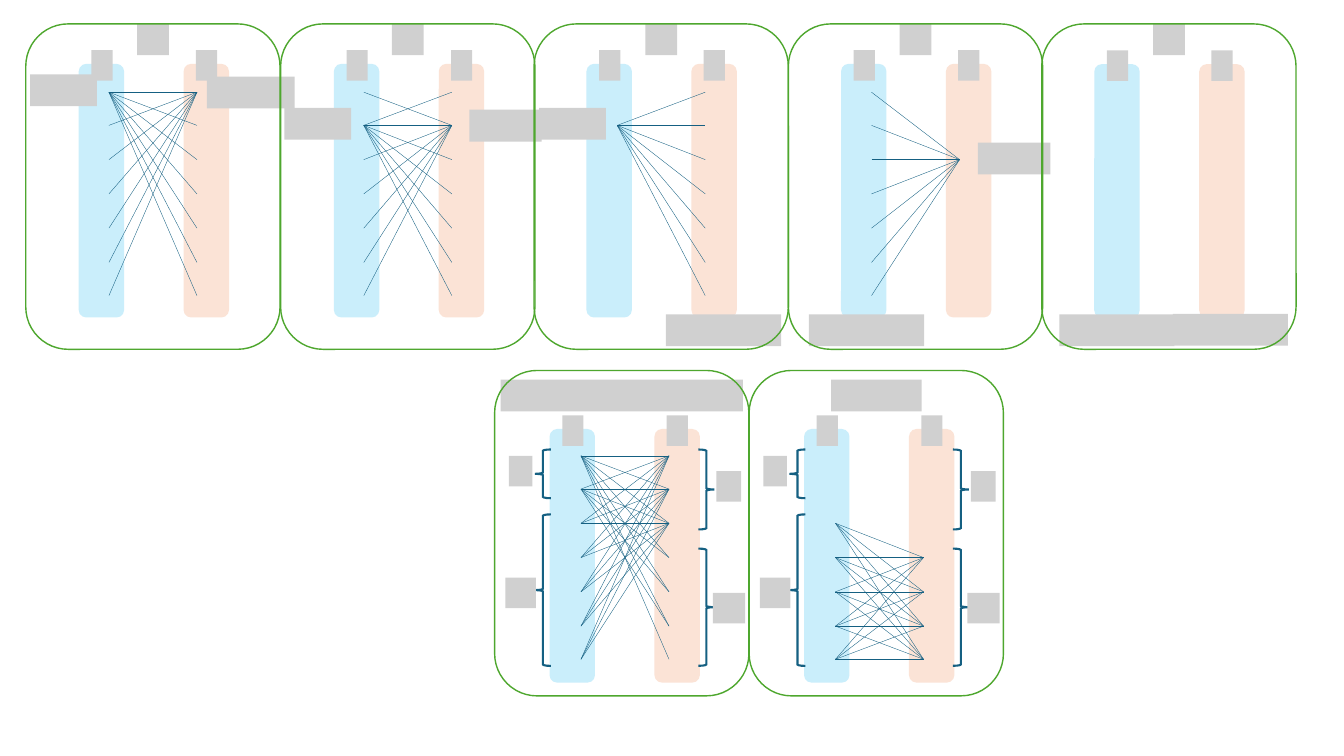
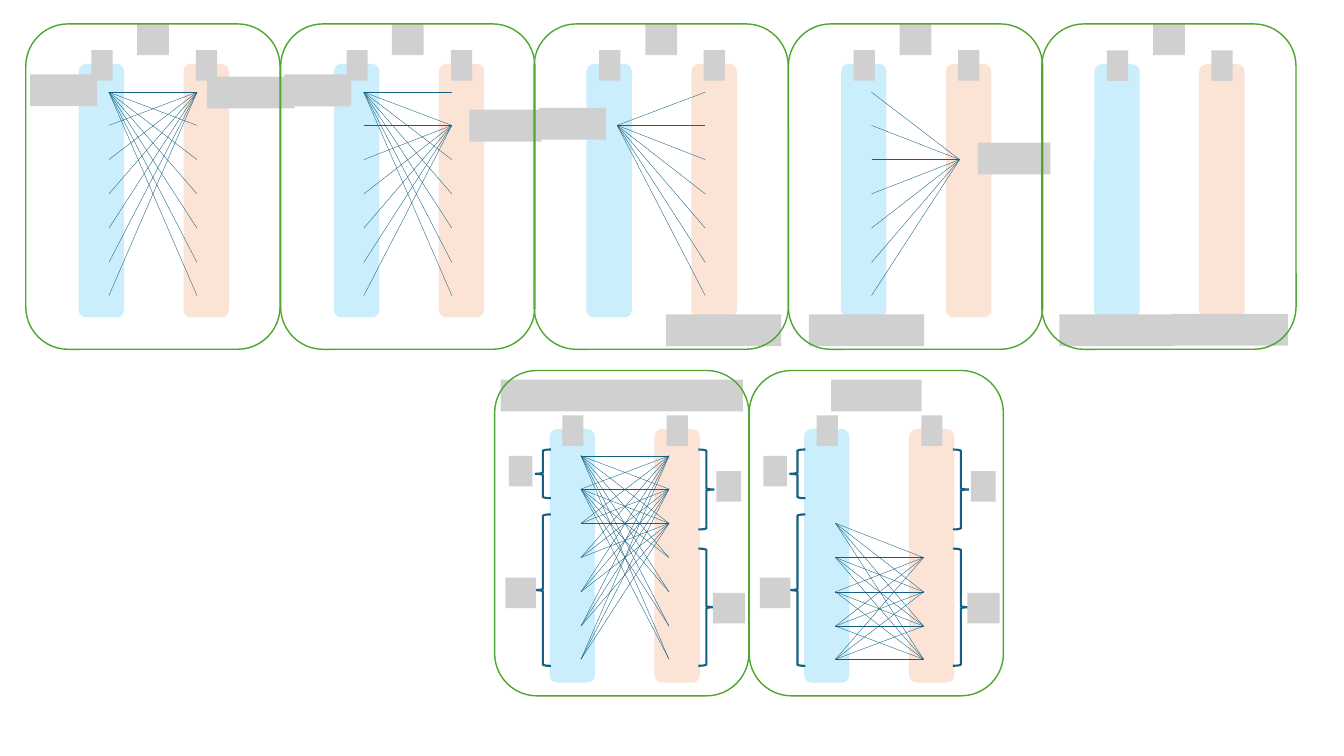
Before and after one commit to TomoyukiUchida/JournalofCompactnessofRP, a slide deck: slide 5 of IEICE/figs/Lem6_Fig.pptx. Drawn at 1344x756 pixels with LibreOffice and Linux fonts; fonts in the diff are those of the drawing; grey boxes stand for pictures; background and template pictures are left out. Boxes give left, top, right and bottom in pixels: in the first picture for what was removed or moved away, otherwise in the second. Text is boxed around its words. In the diff, an @@ line names an element or a change of style, - is before the commit and + after.

```diff
--- a/IEICE/figs/Lem6_Fig.pptx
+++ b/IEICE/figs/Lem6_Fig.pptx
@@ picture added at (x1=284, y1=75, x2=351, y2=107) @@
@@ picture removed at (x1=284, y1=108, x2=351, y2=140) @@
@@ line moved from (364, 125) - (452, 295) to (364, 92) - (452, 295) @@
@@ line moved from (364, 125) - (452, 262) to (364, 92) - (452, 262) @@
@@ line moved from (364, 125) - (452, 228) to (364, 92) - (452, 228) @@
@@ line moved from (364, 125) - (452, 194) to (364, 92) - (452, 194) @@
@@ line moved from (364, 125) - (452, 159) to (364, 92) - (452, 159) @@
@@ line moved from (364, 125) - (452, 92) to (364, 92) - (452, 92) @@
@@ line added from (581, 489) to (669, 659), #156082 0.25 pt @@
```
Also in this commit, not shown: 3 other files.
